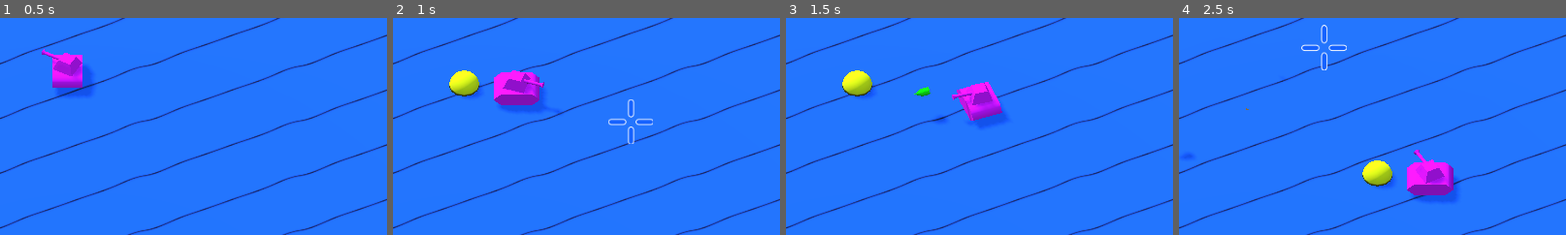
Above: before the commit, frames 1-4 (left to right).
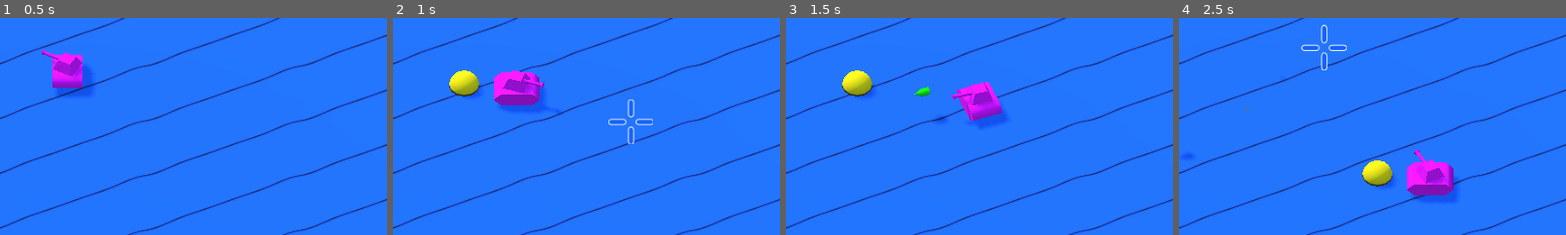
Above: after the commit, the same moments.

Repository: Hasnep/combatanks
Game: Godot game, scene res://World.tscn
Same seed, same stepped clock (60 frames per second), same inputs: the game is played once before the commit and once after it.
Inputs (mouse positions are % of the whole screen's width and height, from its top left):
- Up to frame 1 (0.5 s): no input
- Up to frame 2 (1 s): tap Enter at 0.5 s; move the mouse to (72, 45) at 0.52 s; hold Right (move_right) from 0.53 s (still down); right-click (72, 45) at 0.6 s
- Up to frame 3 (1.5 s): move the mouse to (30, 55) at 1.27 s; release Right (move_right) at 1.28 s; hold Down (move_down) from 1.28 s (still down); click (30, 55) at 1.35 s
- Up to frame 4 (2.5 s): move the mouse to (60, 28) at 2.02 s; release Down (move_down) at 2.03 s; hold Right (move_right) from 2.03 s (still down); right-click (60, 28) at 2.1 s
The pictures show only the part of the screen within x 41-91%, y 21-71%; the shares and areas given below are measured in that part.

Frame 1 is identical in both runs. In frame 2, 0.2% of the frame differs, in the area x 14-22%, y 25-34%; in frame 3, 0.2%; in frame 4, 0.2%.

Commit message:
Update mine colour

Diff:
--- a/Mine/MineMaterial.tres
+++ b/Mine/MineMaterial.tres
@@ -1,4 +1,4 @@
 [gd_resource type="SpatialMaterial" format=2]
 
 [resource]
-albedo_color = Color( 0.992157, 0.976471, 0.0196078, 1 )
+albedo_color = Color( 0.992157, 0.862745, 0.0196078, 1 )
